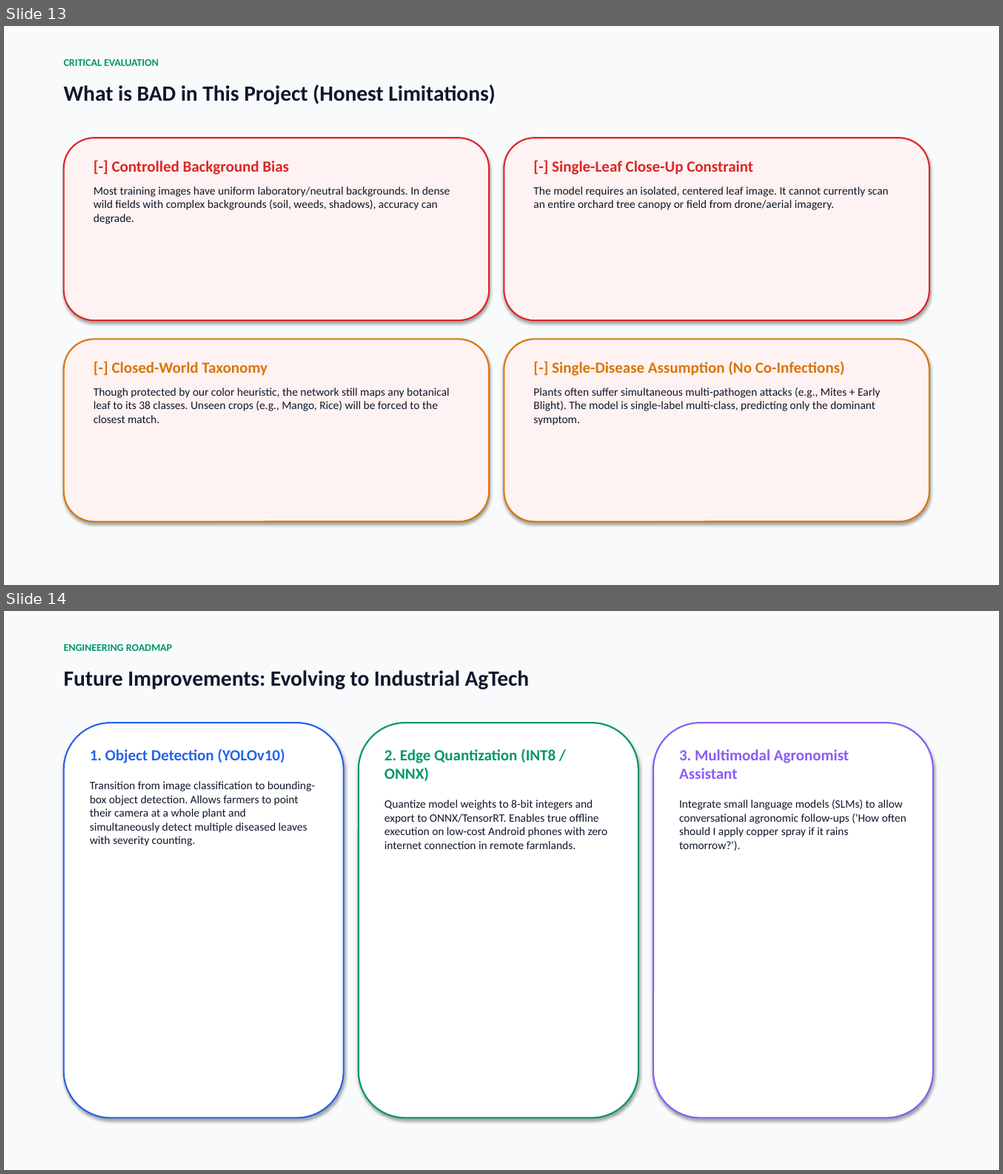
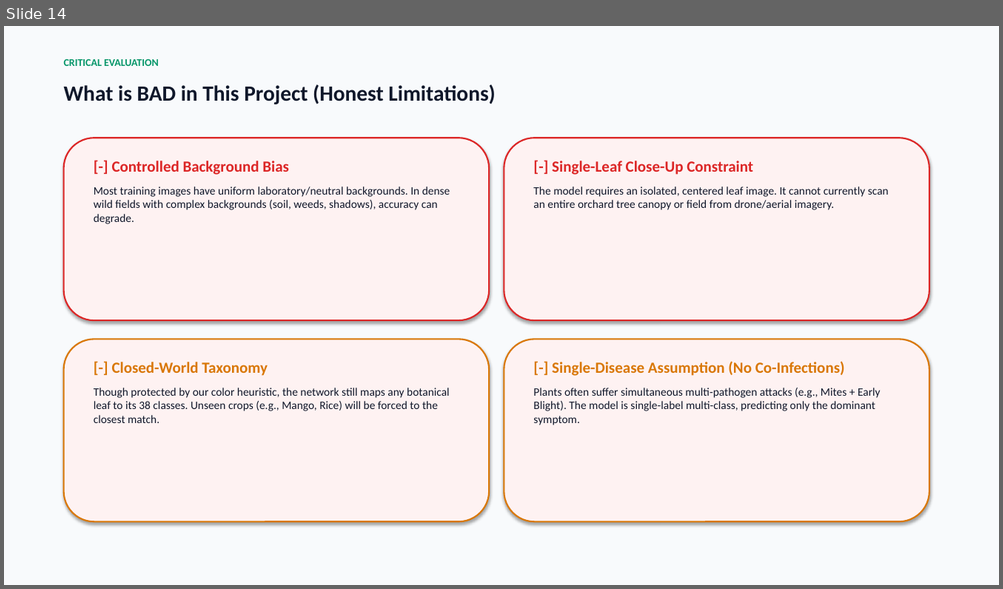
Before and after one commit to mokshit007/DL-crop-disease-detections, a slide deck: CropSense_AI_Official_Presentation.pptx. Shown one above the other, each under a label of ours: slides 13 and 14 before the commit, slide 14 after it. The pictures are 1003x1174 and 1003x589 pixels, drawn with LibreOffice and Linux fonts; fonts in the diff are those of the drawing. Boxes give left, top, right and bottom in pixels: in the first picture for what was removed or moved away, otherwise in the second. Text is boxed around its words. In the diff, an @@ line names an element or a change of style, - is before the commit and + after.

Commit message:
Add novel EfficientNetV2-CBAM attention architecture, multi-model benchmark suite, and robustness stress testing

```diff
--- a/CropSense_AI_Official_Presentation.pptx
+++ b/CropSense_AI_Official_Presentation.pptx
@@ slide 14 removed at box(4, 611, 999, 1170), background #FFFFFF @@
@@ rectangle removed at box(4, 611, 999, 1170) @@
@@ text removed at box(64, 644, 172, 651) @@
-ENGINEERING ROADMAP
@@ text removed at box(64, 670, 529, 689) @@
-Future Improvements: Evolving to Industrial AgTech
@@ rounded rectangle removed at box(64, 723, 344, 1119) @@
@@ rounded rectangle removed at box(358, 723, 638, 1119) @@
@@ rounded rectangle removed at box(653, 723, 933, 1119) @@
@@ text removed at box(90, 749, 315, 846) @@
-1. Object Detection (YOLOv10)
-Transition from image classification to bounding-box object detection. Allows farmers to point their camera at a whole plant and simultaneously detect multiple diseased leaves with severity counting.
@@ text removed at box(384, 749, 608, 849) @@
-2. Edge Quantization (INT8 / ONNX)
-Quantize model weights to 8-bit integers and export to ONNX/TensorRT. Enables true offline execution on low-cost Android phones with zero internet connection in remote farmlands.
@@ text removed at box(679, 749, 906, 851) @@
-3. Multimodal Agronomist Assistant
-Integrate small language models (SLMs) to allow conversational agronomic follow-ups ('How often should I apply copper spray if it rains tomorrow?').
@@ what was slide 13 is now slide 14 @@
```
Also in this commit, not shown: 5 slides changed, 4 slides added, 3 other slides removed, 7 other files.
